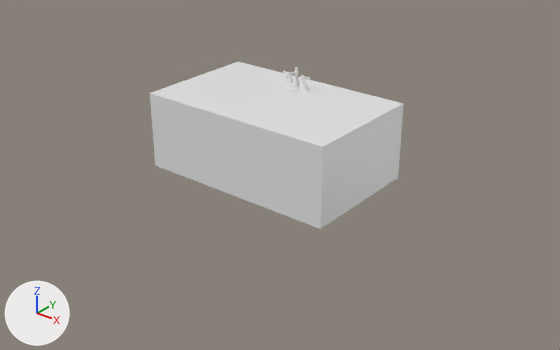
An edit to the Blender file upstairs BR sink.blend, drawn before and after from the same camera.
One viewpoint serves both versions: a camera (50 mm lens) standing at (34.1, -44.6, 19.9) and looking at (1.6, -4.0, -5.3). The axes (+X, +Y, +Z) are drawn at lower left. The lights are the same throughout.

Before the edit, the objects in view are built like this:
```python
me_circle_001 = bpy.data.meshes.new('Circle.001')
me_circle_001.from_pydata(...)  # 116 vertices, 80 faces; spans x -2.56..2.56, y -1.0..1.0, z 0.0..0.93
me_circle_001.polygons.foreach_set('use_smooth', [True] * 80)
me_cube = bpy.data.meshes.new('Cube')
me_cube.from_pydata(...)  # a box spanning x -1.0..1.0, y -1.0..1.0, z -1.0..1.0
me_cube.materials.append(mat_material)  # white #e7e7e7
ob_base = bpy.data.objects.new('base', me_circle_001)
ob_base.location = (0.0, 0.0, 0.01)
ob_base.scale = (0.42, 0.42, 0.42)
_m = ob_base.modifiers.new('EdgeSplit', 'EDGE_SPLIT')
_m.split_angle = 0.258
ob_cube = bpy.data.objects.new('Cube', me_cube)
ob_cube.location = (0.0, -2.64, -3.0)
ob_cube.scale = (8.0, 5.0, 3.0)
```
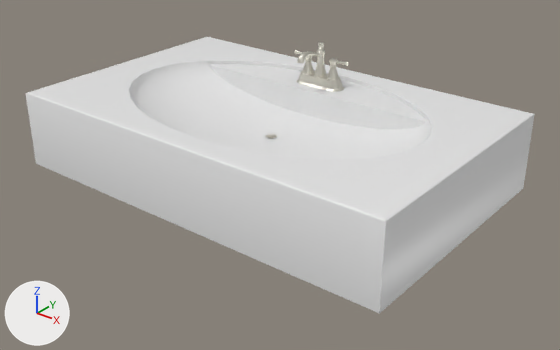
Boxes [x1, y1, x2, y2] around the edits, measured in the pictures (560 x 350 px):
'table', added
    after: [25, 37, 535, 314]
'Cube', deleted
    before: [150, 62, 404, 229]
'base', moved, rescaled (85% wider, 100% taller)
    before: [284, 82, 309, 92]
    after: [297, 71, 344, 92]
'handle', moved, rescaled (96% wider, 82% taller)
    before: [283, 71, 310, 87]
    after: [294, 50, 348, 80]
'head', moved, rescaled
    before: [293, 67, 300, 85]
    after: [314, 42, 327, 77]
'BezierCurve', moved, rescaled (85% wider, 86% taller)
    before: [284, 72, 296, 78]
    after: [297, 51, 320, 63]

What changed in the scene script:
```text
Add me_cube_003:
    me_cube_003.from_pydata(...)  # 281 vertices, 263 faces; spans x -1.0..1.0, y -1.0..1.0, z -1.0..1.0
    me_cube_003.polygons.foreach_set('use_smooth', [True] * 263)
    me_cube_003.materials.append(mat_material)  # white #e7e7e7
Remove ob_cube:
    ob_cube = bpy.data.objects.new('Cube', me_cube)
    ob_cube.location = (0.0, -2.64, -3.0)
    ob_cube.scale = (8.0, 5.0, 3.0)
Change ob_base:
    ob_base.location: (0.0, 0.0, 0.01) -> (0.0, 3.11, -0.51)
    ob_base.scale: (0.42, 0.42, 0.42) -> (0.841, 0.841, 0.841)
Add ob_table:
    ob_table = bpy.data.objects.new('table', me_cube_003)
    ob_table.location = (0.0, -3.02, -3.2)
    ob_table.scale = (16.0, 10.0, 3.0)
    _m = ob_table.modifiers.new('EdgeSplit', 'EDGE_SPLIT')
```
